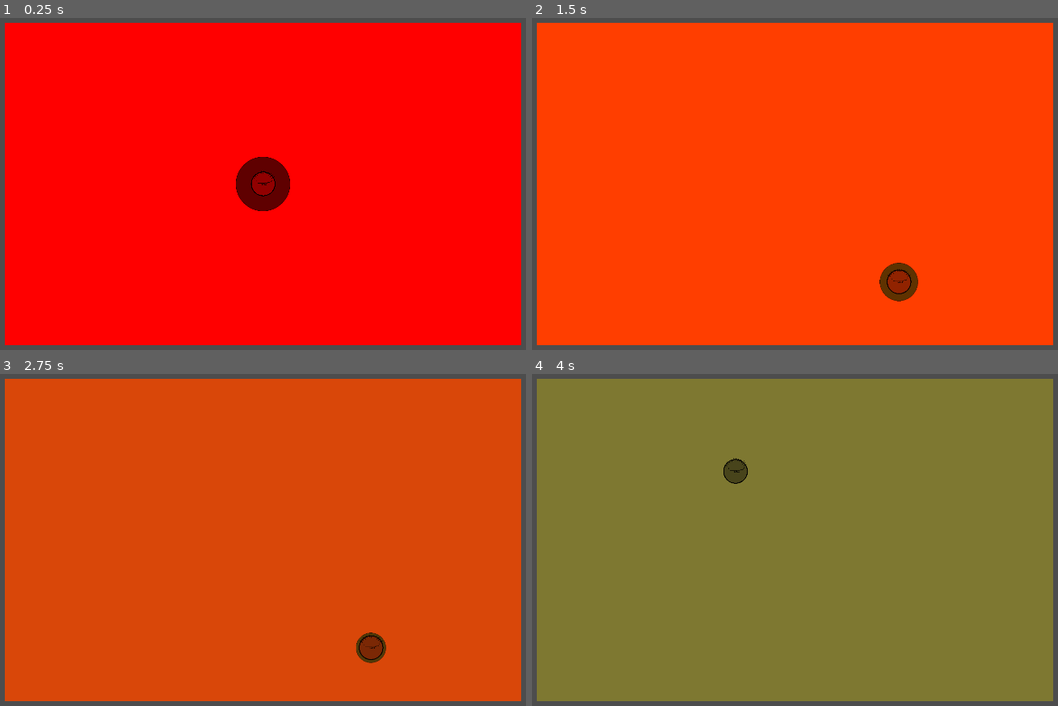
Above: before the commit, frames 1-4 (two rows, left to right).
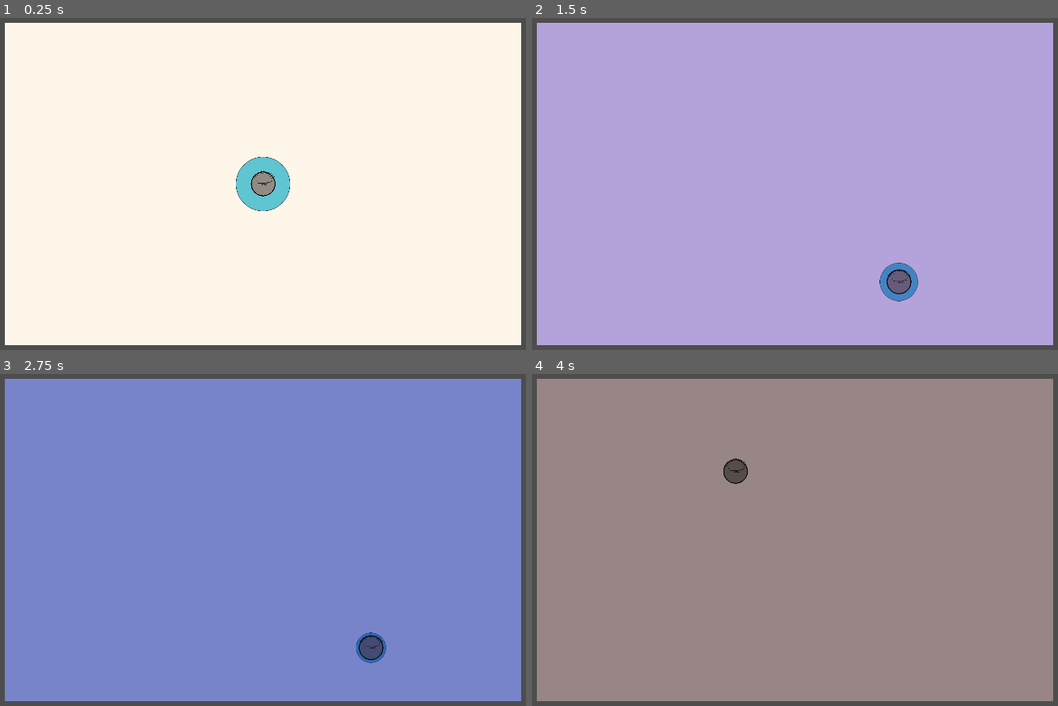
Above: after the commit, the same moments.

Repository: entityJY/deltarunesque-game
Game: Godot game, scene res://scenes/level.tscn
The game is run twice, just before and just after one commit, with the same random seed, the same clock (stepped at 60 frames per second) and the same inputs. The project has no main scene, so this scene is started directly. Sound files missing from this copy of the repository are replaced by a short silence.
Inputs:
- Up to frame 1 (0.25 s): no input
- Up to frame 2 (1.5 s): tap Enter (ui_accept) at 0.5, 0.77 s; hold D (right) 0.53-1.28 s; tap P (nextStage) at 0.6 s; hold S (down) from 1.28 s (still down); tap Shift (dash) at 1.35 s
- Up to frame 3 (2.75 s): tap Enter (ui_accept) at 1.52 s; tap P (nextStage) at 1.55, 2.1 s; release S (down) at 2.03 s; hold D (right) from 2.03 s (still down)
- Up to frame 4 (4 s): tap Enter (ui_accept) at 2.75, 3.02, 3.77 s; release D (right) at 2.78 s; hold W (up) 2.78-3.53 s; tap P (nextStage) at 2.85, 3.8 s; hold A (left) from 3.53 s (still down); tap Shift (dash) at 3.6 s

The runs differ from the first frame. In frame 1, 95% of the frame differs, in the area x 0-100%, y 1-99%; in frame 2, 95%; in frame 3, 95%; in frame 4, 95%.

Commit message:
Fading based on track

Diff:
--- a/scenes/level.tscn
+++ b/scenes/level.tscn
@@ -2,8 +2,13 @@
 
 [ext_resource type="PackedScene" uid="uid://qoag6cs0222u" path="res://player/player.tscn" id="1_2q6dc"]
 [ext_resource type="Texture2D" uid="uid://cj55a2vblfih4" path="res://textures/plainWhite.png" id="1_w7c3h"]
+[ext_resource type="AudioStream" uid="uid://bpyllf85gkha5" path="res://tracks/Red.mp3" id="2_8c41q"]
+[ext_resource type="AudioStream" uid="uid://bmbxwkc535w6f" path="res://tracks/Orange.mp3" id="3_olg7q"]
 [ext_resource type="Texture2D" uid="uid://uyl6w245sq1s" path="res://sprites/DEMOplayer.png" id="3_w8frs"]
 [ext_resource type="Script" uid="uid://c7pm8qfxrre85" path="res://scenes/modulateCanvas.gd" id="4_mx8sn"]
+[ext_resource type="AudioStream" uid="uid://dqp6amqpfn041" path="res://tracks/Yellow.mp3" id="4_t1rx8"]
+[ext_resource type="AudioStream" uid="uid://dgtn6guu7a0ra" path="res://tracks/Green.mp3" id="5_8iemx"]
+[ext_resource type="AudioStream" uid="uid://cy71luifsespf" path="res://tracks/Blue.mp3" id="6_64w2a"]
 
 [sub_resource type="RectangleShape2D" id="RectangleShape2D_rd3vj"]
 size = Vector2(20, 750)
@@ -15,6 +20,8 @@
 
 [node name="CanvasModulate" type="CanvasModulate" parent="." unique_id=1548270492]
 script = ExtResource("4_mx8sn")
+tracks = Array[AudioStream]([ExtResource("2_8c41q"), ExtResource("3_olg7q"), ExtResource("4_t1rx8"), ExtResource("5_8iemx"), ExtResource("6_64w2a")])
+fadeTime = 3.0
 
 [node name="BG" type="Sprite2D" parent="." unique_id=465149635]
 texture = ExtResource("1_w7c3h")
@@ -60,3 +67,7 @@
 [node name="Sprite2D" type="Sprite2D" parent="Player" unique_id=1600527373]
 scale = Vector2(0.25, 0.25)
 texture = ExtResource("3_w8frs")
+
+[node name="AudioPlayer1" type="AudioStreamPlayer2D" parent="." unique_id=890367423]
+
+[node name="AudioPlayer2" type="AudioStreamPlayer2D" parent="." unique_id=630785168]
--- a/scenes/modulateCanvas.gd
+++ b/scenes/modulateCanvas.gd
@@ -1,44 +1,90 @@
 extends CanvasModulate
 
+@export var tracks: Array[AudioStream] = []
+@export var fadeTime = 2.0
+@export var fadeDB = -20.0
 var stage := 0
 var tween: Tween
+var audioPlayer1 : AudioStreamPlayer2D
+var audioPlayer2 : AudioStreamPlayer2D
+var isCurrPlayer1 : bool = true
+var swapping : bool = false
+
 
 # Called when the node enters the scene tree for the first time.
 func _ready() -> void:
-	color = Color.RED;
+	audioPlayer1 = $"../AudioPlayer1"
+	audioPlayer2 = $"../AudioPlayer2"
+
+	stageSwap()
 	pass # Replace with function body.
 
 
 # Called every frame. 'delta' is the elapsed time since the previous frame.
 func _process(delta: float) -> void:
-	var targetColor
 
 	if Input.is_action_just_pressed("nextStage"):
-		print("nextStage pressed")
-		var prevStage = stage
-		while stage == prevStage:
-			stage = randi_range(0, 4)
+		stageSwap()
 
-		match stage:
-			0:
-				targetColor = Color.RED
+	if audioPlayer1.stream != null and audioPlayer1.playing:
+		if (audioPlayer1.stream.get_length() - audioPlayer1.get_playback_position()) < fadeTime and !swapping:
+			swapping = true
+			stageSwap();
 
-			1:
-				targetColor = Color.DARK_ORANGE
-
-			2:
-				targetColor = Color.YELLOW
-
-			3:
-				targetColor = Color.LIME_GREEN
-
-			4:
-				targetColor = Color.BLUE
-
-		if tween:
-			tween.kill()
-
-		tween = create_tween()
-		tween.tween_property(self, "color", targetColor, 2.0)
+	if audioPlayer2.stream != null and audioPlayer2.playing:
+		if (audioPlayer2.stream.get_length() - audioPlayer2.get_playback_position()) < fadeTime and !swapping:
+			swapping = true
+			stageSwap();
 
 	pass
+
+func stageSwap():
+	var targetColor
+	var prevStage = stage
+	while stage == prevStage:
+		stage = randi_range(0, 4)
+
+	match stage:
+		0:
+			targetColor = Color.RED
+
+		1:
+			targetColor = Color.DARK_ORANGE
+
+		2:
+			targetColor = Color.YELLOW
+
+		3:
+			targetColor = Color.LIME_GREEN
+
+		4:
+			targetColor = Color.BLUE
+
+	if tween:
+		tween.kill()
+
+	tween = create_tween()
+	tween.tween_property(self, "color", targetColor, fadeTime)
+
+	var newPlayer = audioPlayer1
+	var prevPlayer = audioPlayer2
+	if isCurrPlayer1:
+		newPlayer = audioPlayer2
+		prevPlayer = audioPlayer1
+	isCurrPlayer1 = !isCurrPlayer1
+
+	newPlayer.stream = tracks[stage]
+	newPlayer.volume_db = fadeDB
+	newPlayer.play()
+	var audioIn = create_tween()
+	var audioOut = create_tween()
+	audioIn.tween_property(newPlayer, "volume_db", 0.0, fadeTime)
+	audioOut.tween_property(prevPlayer, "volume_db", fadeDB, fadeTime)
+
+	await get_tree().create_timer(fadeTime).timeout
+
+	stopTrack(prevPlayer)
+
+func stopTrack(player):
+	player.stop()
+	swapping = false
Not shown, added: tracks/Blue.mp3.import
Not shown, added: tracks/Green.mp3.import
Not shown, added: tracks/Orange.mp3.import
Not shown, added: tracks/Red.mp3.import
Not shown, added: tracks/Yellow.mp3.import
Not shown, added: tracks/Green.mp3
Not shown, added: tracks/Orange.mp3
Not shown, added: tracks/Red.mp3
Not shown, added: tracks/Yellow.mp3
